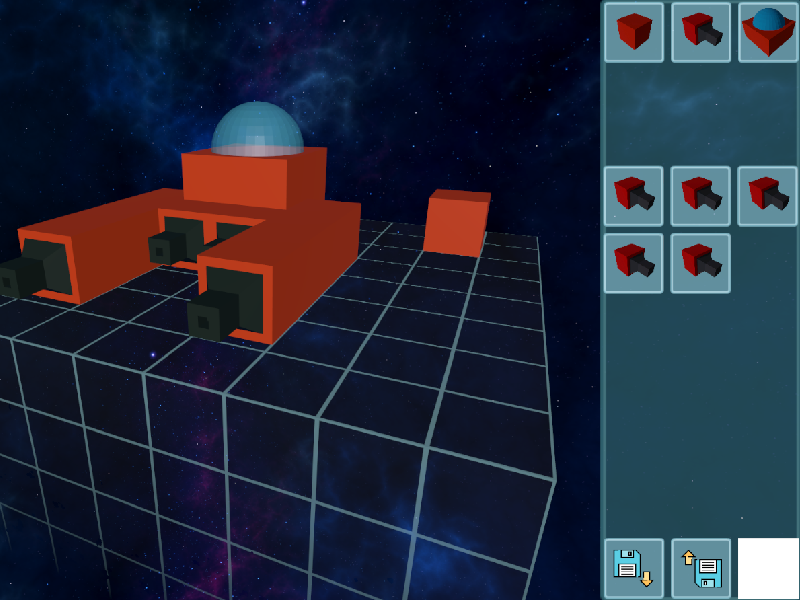
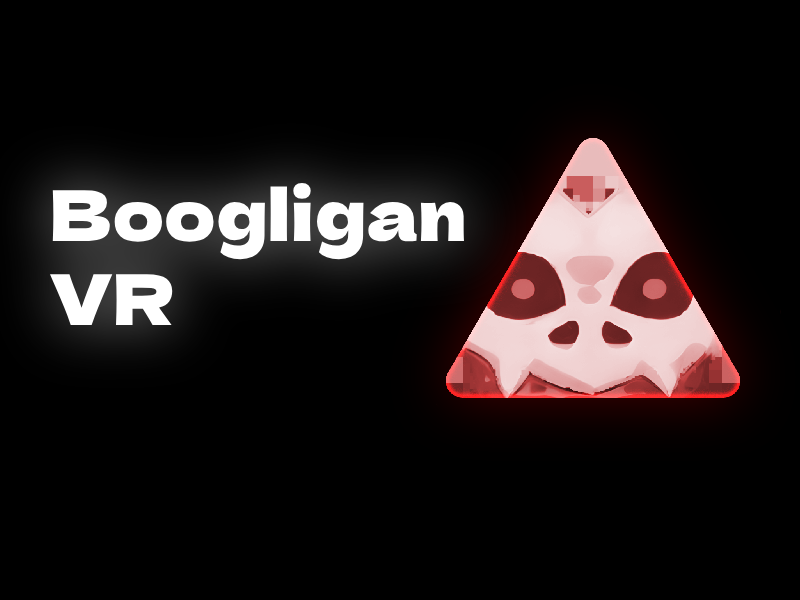
Layers edited between the first and the second w=800, h=600 image:
hid "celestial-drive", painted on it over [0, 0, 800, 600]
hid "trought the depths" over [0, 0, 800, 600]
hid "humblegamle" over [0, 0, 783, 600]
added layer "Boogligan VR" above "boolingan" over [50, 183, 464, 325]
showed "boolingan", painted on it over [198, 98, 795, 502]
hid "_a_frm6,60" over [0, 0, 800, 600]